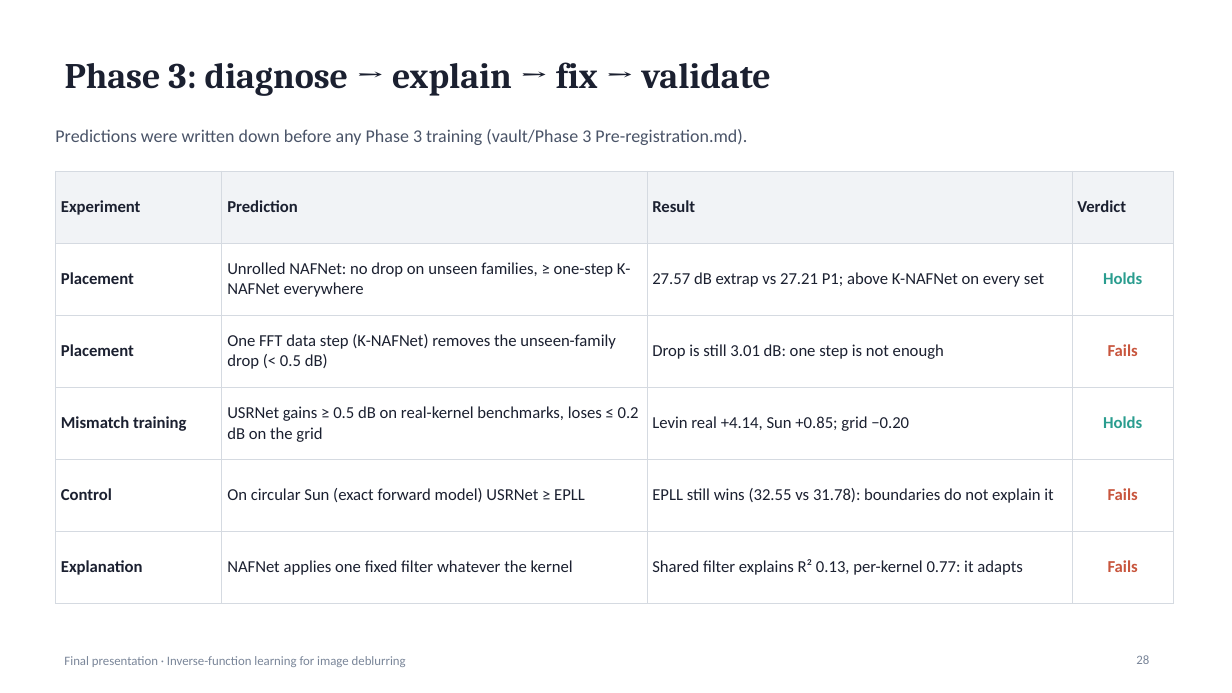
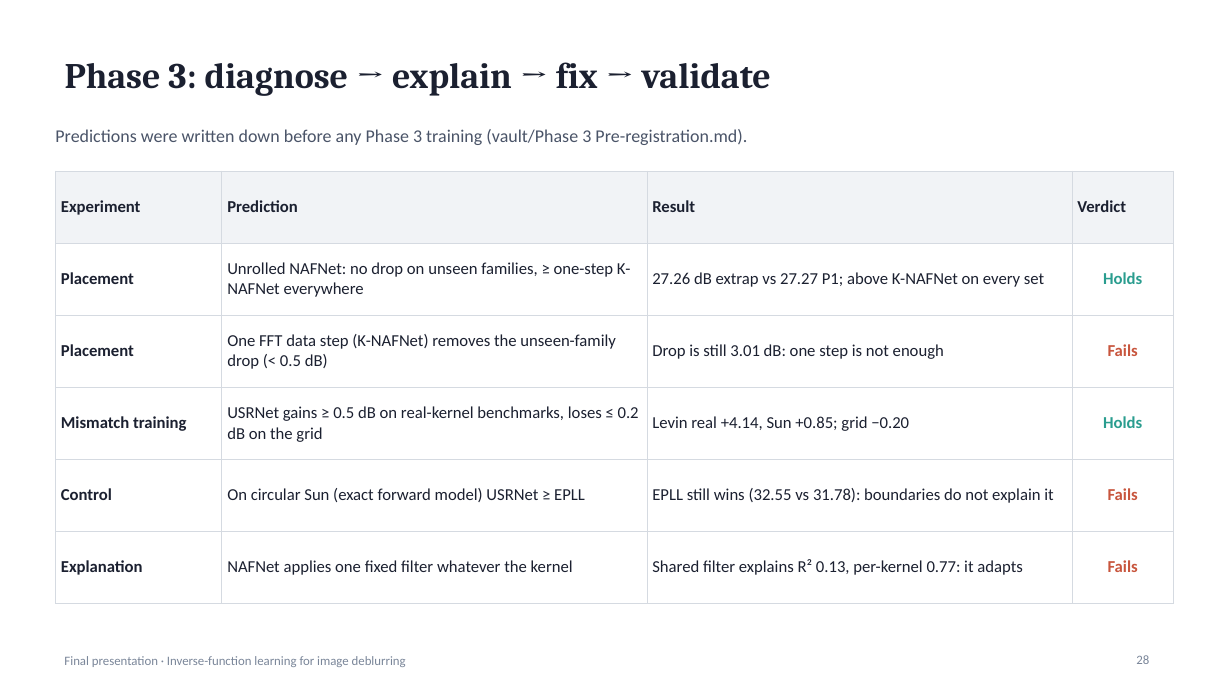
Before and after one commit to suryamanoj4/Inverse-Deblur, a slide deck: slide 28 of report/final_presentation.pptx. Drawn at 1232x693 pixels with LibreOffice and Linux fonts; fonts in the diff are those of the drawing. Boxes give left, top, right and bottom in pixels: in the first picture for what was removed or moved away, otherwise in the second. Text is boxed around its words. In the diff, an @@ line names an element or a change of style, - is before the commit and + after.

```diff
--- a/report/final_presentation.pptx
+++ b/report/final_presentation.pptx
@@ table at (55,171,1174,579) @@
-row 2, column 3: 27.57 dB extrap vs 27.21 P1; above K-NAFNet on every set
+row 2, column 3: 27.26 dB extrap vs 27.27 P1; above K-NAFNet on every set
```
Also in this commit, not shown: 6 other slides changed, 4 other files.
